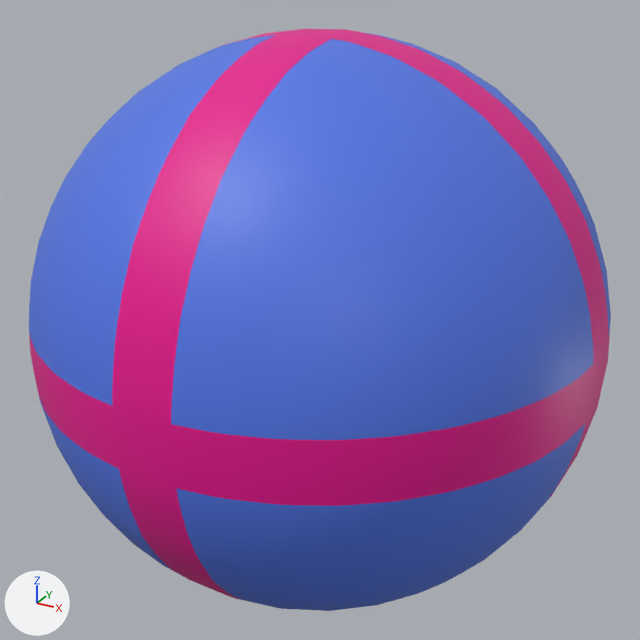
The Blender file public/models/Cross Ball.blend as it was, and as the next commit left it.
Camera for both pictures: a 50 mm camera at (1.418, -2.575, 1.287) aimed at (0.002, 0.001, -0.001). Arrows for +X, +Y and +Z are at lower left; the lights stay in place.

Objects in the first picture: 'cross', 'fill'.
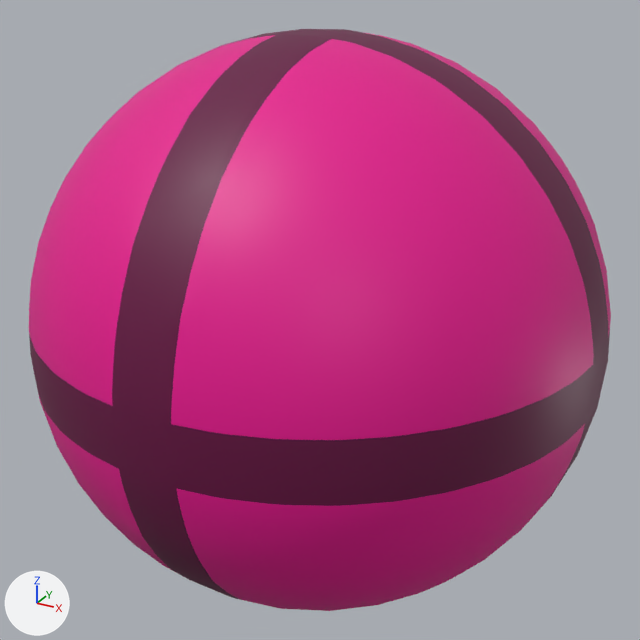
Boxes (x1, y1, x2, y2) around the edits, measured in the pictures (640 x 640 px):
```json
{"object": "fill", "change": "recoloured", "before": [29, 33, 611, 611], "after": [29, 33, 611, 611], "on screen": "blue to pink"}
{"object": "cross", "change": "recoloured", "before": [29, 29, 610, 601], "after": [29, 29, 610, 601]}
```

Scene script edits in JSON lines:
```json
{"op": "set", "path": "mat_material_002.base_color", "old": "(0.0855, 0.187, 0.8)", "new": "(0.799, 0.0, 0.275)", "note": "blue #5378e7 -> pink #e7008f"}
{"op": "set", "path": "mat_material_001.base_color", "old": "(0.8, 0.0, 0.276)", "new": "(0.135, 0.0, 0.0539)", "note": "pink #e7008f -> dark purple #670042"}
```
